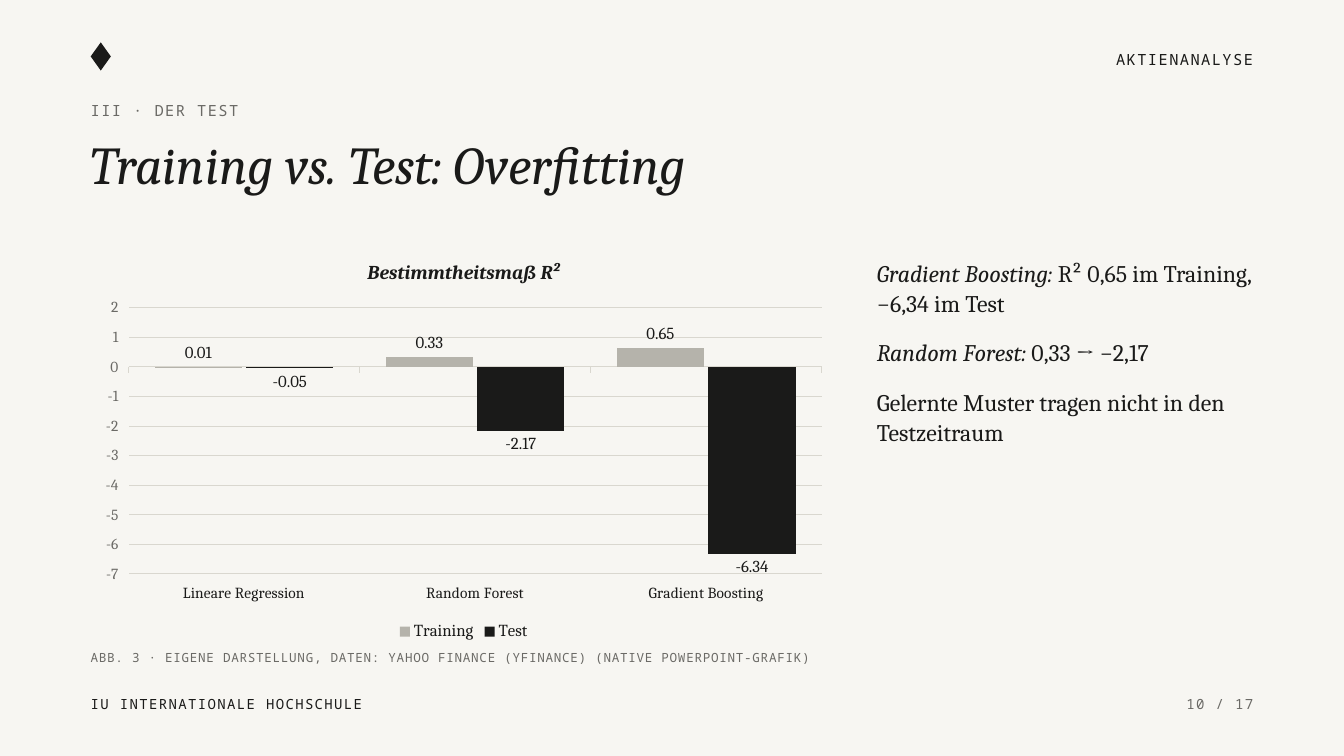
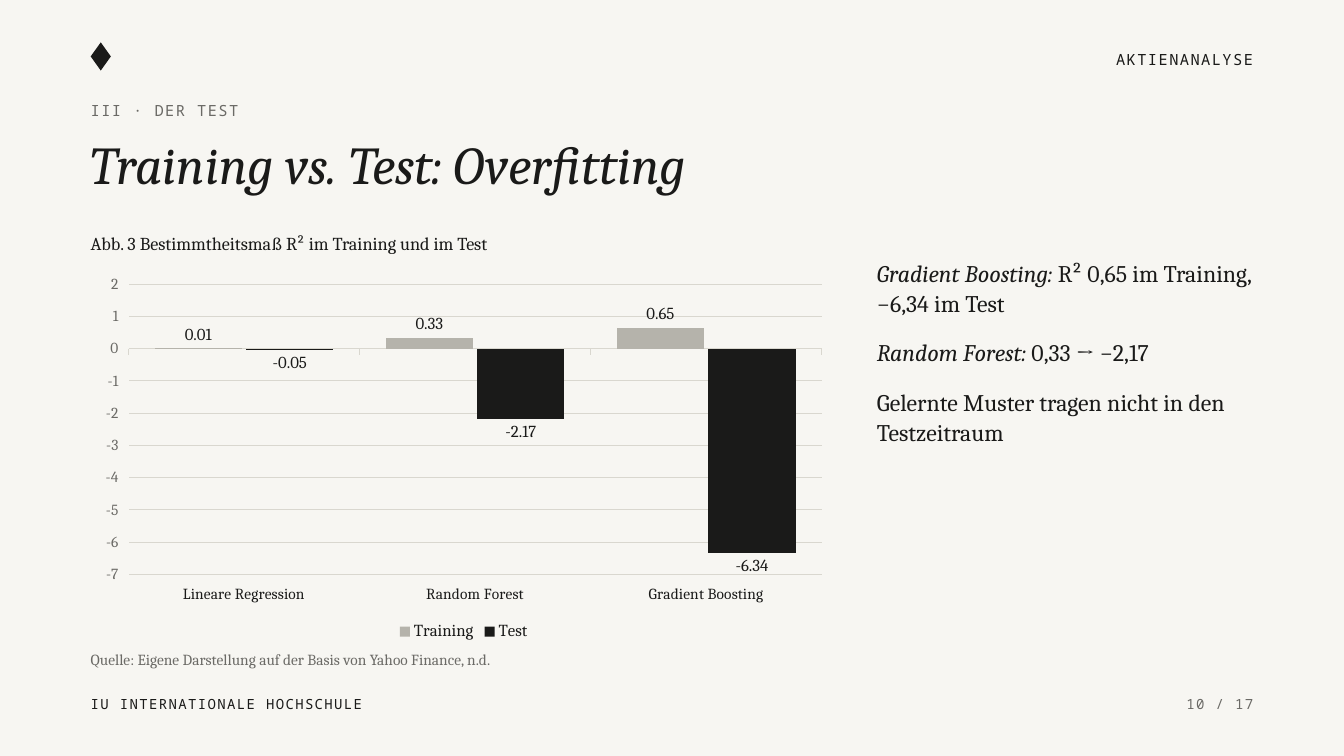
Before and after one commit to KonstantinosLamprou/stockanalysis, a slide deck: slide 10 of presentation/Aktienanalyse_Praesentation.pptx. Drawn at 1344x756 pixels with LibreOffice and Linux fonts; fonts in the diff are those of the drawing. Boxes give left, top, right and bottom in pixels: in the first picture for what was removed or moved away, otherwise in the second. Text is boxed around its words. In the diff, an @@ line names an element or a change of style, - is before the commit and + after.

```diff
--- a/presentation/Aktienanalyse_Praesentation.pptx
+++ b/presentation/Aktienanalyse_Praesentation.pptx
@@ text added at [91,235,487,254], 13 pt, text #1A1A19 @@
+Abb. 3 Bestimmtheitsmaß R² im Training und im Test
@@ column chart at [91,267,837,645] @@
@@ title "Bestimmtheitsmaß R²" removed @@
@@ column chart: place and size @@
-column chart at [91,242,837,645]
+column chart at [91,267,837,645]
@@ text at [91,654,490,669]: text changed; size 9 to 11 pt; font Noto Sans Mono to Cambria @@
-ABB. 3 · EIGENE DARSTELLUNG, DATEN: YAHOO FINANCE (YFINANCE) (NATIVE POWERPOINT-GRAFIK)
+Quelle: Eigene Darstellung auf der Basis von Yahoo Finance, n.d.
```
Also in this commit, not shown: 8 other slides changed, 2 other files.
